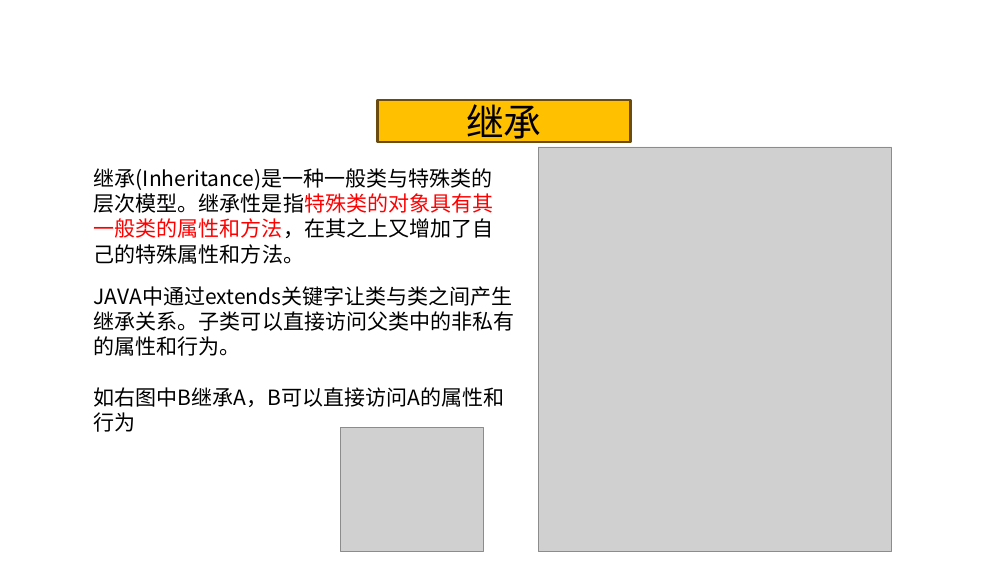
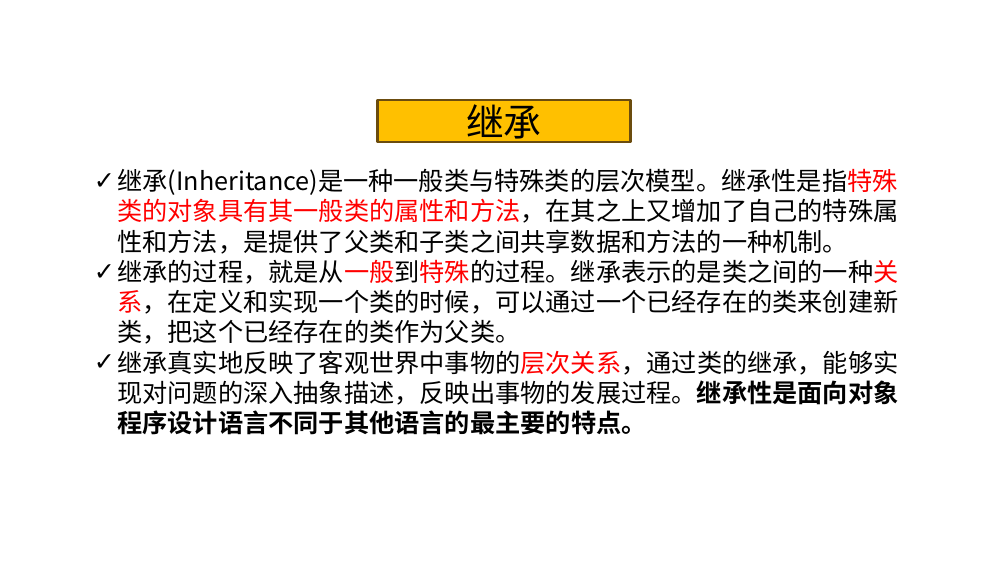
Before and after one commit to on6nx/requirement, a slide deck: slide 13 of uml2/G07翻转课堂2(3.20).pptx (slide 15 before the commit). Drawn at 1008x567 pixels with LibreOffice and Linux fonts; fonts in the diff are those of the drawing; grey boxes stand for pictures; background and template pictures are left out. Boxes give left, top, right and bottom in pixels: in the first picture for what was removed or moved away, otherwise in the second. Text is boxed around its words. In the diff, an @@ line names an element or a change of style, - is before the commit and + after.

```diff
--- a/uml2/G07翻转课堂2(3.20).pptx
+++ b/uml2/G07翻转课堂2(3.20).pptx
@@ picture removed at <box>538,147,892,551</box> @@
@@ text at <box>117,168,898,435</box>: text changed; size 20 to 24 pt @@
-继承(Inheritance)是一种一般类与特殊类的层次模型。继承性是指特殊类的对象具有其一般类的属性和方法，在其之上又增加了自己的特殊属性和方法。
+✓ 继承(Inheritance)是一种一般类与特殊类的层次模型。继承性是指特殊类的对象具有其一般类的属性和方法，在其之上又增加了自己的特殊属性和方法，是提供了父类和子类之间共享数据和方法的一种机制。
+✓ 继承的过程，就是从一般到特殊的过程。继承表示的是类之间的一种关系，在定义和实现一个类的时候，可以通过一个已经存在的类来创建新类，把这个已经存在的类作为父类。
+✓ 继承真实地反映了客观世界中事物的层次关系，通过类的继承，能够实现对问题的深入抽象描述，反映出事物的发展过程。继承性是面向对象程序设计语言不同于其他语言的最主要的特点。
@@ freeform shape added at <box>594,156,651,204</box>, fill #FFFFFF @@
@@ text removed at <box>94,311,515,407</box> @@
-JAVA中通过extends关键字让类与类之间产生继承关系。子类可以直接访问父类中的非私有的属性和行为。
-如右图中B继承A，B可以直接访问A的属性和行为
@@ picture removed at <box>340,427,484,552</box> @@
```
Also in this commit, not shown: 9 other slides changed, 2 slides added, 2 slides removed.
